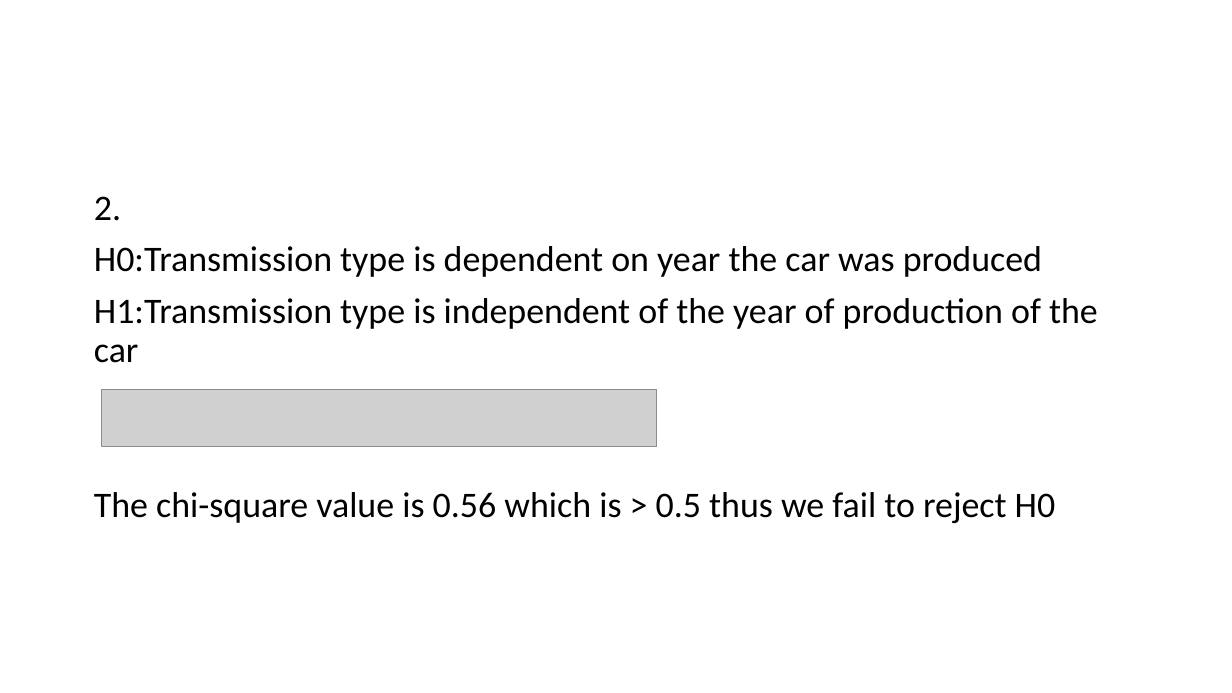
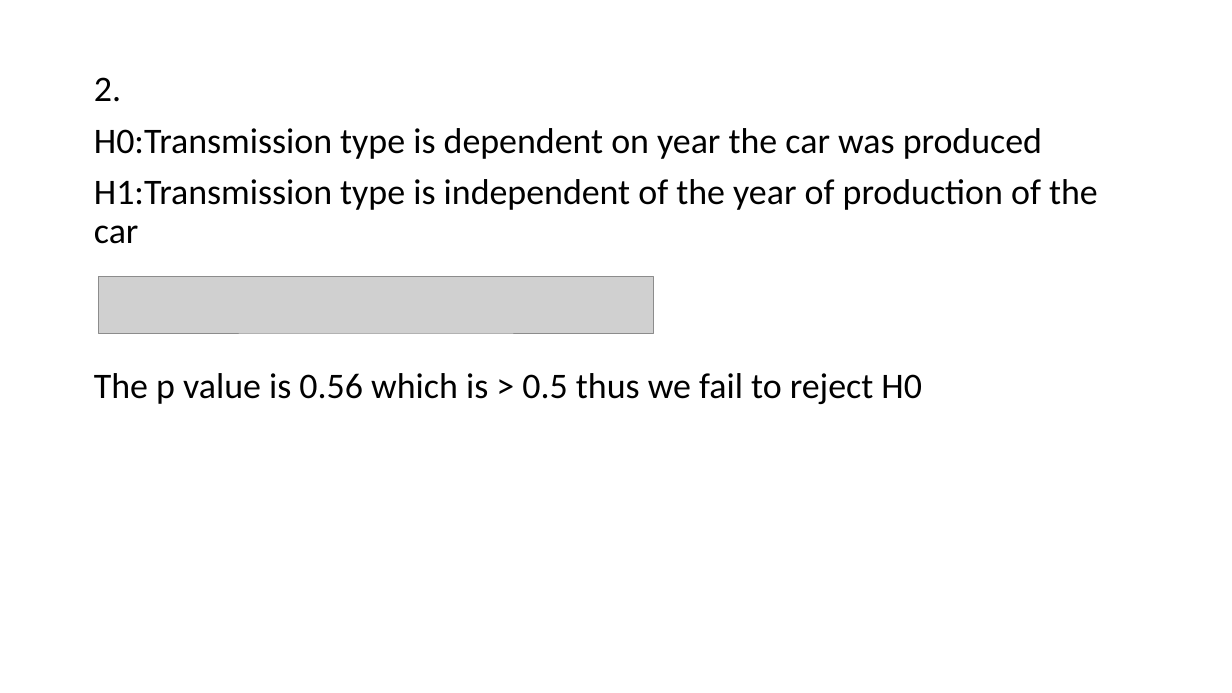
Before and after one commit to mohitgaggar/IDSproject, a slide deck: slide 16 of IDS.pptx (slide 17 before the commit). Drawn at 1232x693 pixels with LibreOffice and Linux fonts; fonts in the diff are those of the drawing; grey boxes stand for pictures. Boxes give left, top, right and bottom in pixels: in the first picture for what was removed or moved away, otherwise in the second. Text is boxed around its words. In the diff, an @@ line names an element or a change of style, - is before the commit and + after.

```diff
--- a/IDS.pptx
+++ b/IDS.pptx
@@ text "2.": place and size @@
-text "2." at [94, 196, 1098, 523]
+text "2." at [94, 77, 1098, 404]
@@ picture: place and size @@
-picture at [102, 389, 657, 446]
+picture at [98, 276, 653, 334]
@@ text at [94, 373, 922, 404]: text changed @@
-The chi-square value is 0.56 which is > 0.5 thus we fail to reject H0
+The p value is 0.56 which is > 0.5 thus we fail to reject H0
```
Also in this commit, not shown: 8 other slides changed, 1 slide removed.
